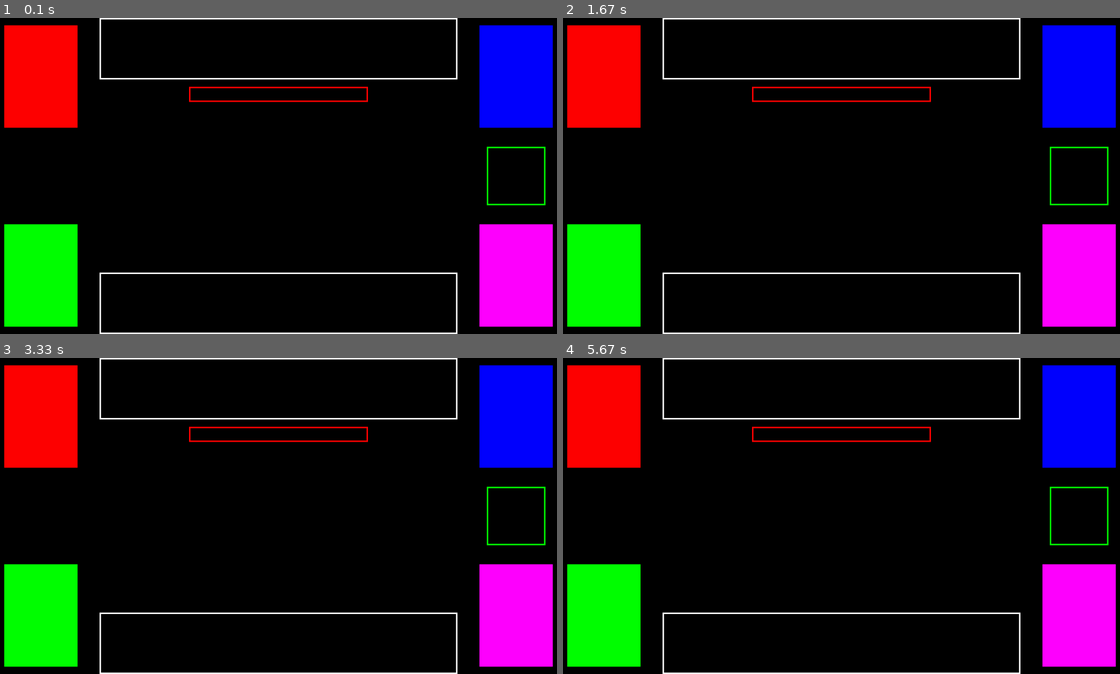
Above: before the commit, frames 1-4 (two rows, left to right).
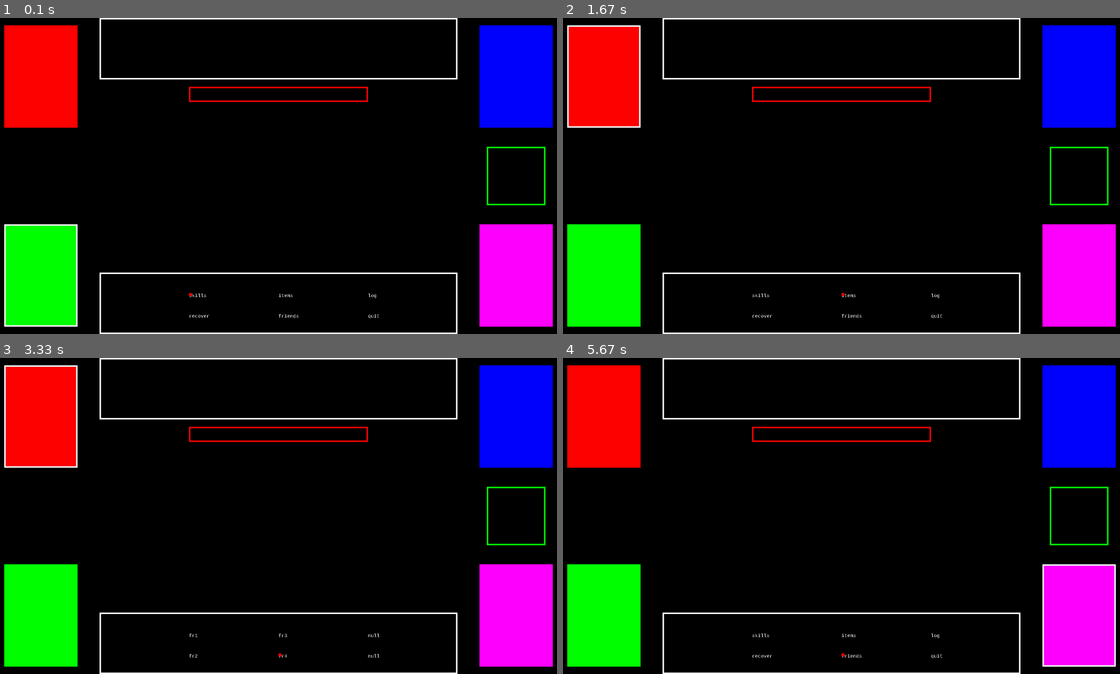
Above: after the commit, the same moments.

Repository: TheDarkOfSOOS/Project-OMONA
Game: pygame game, started from round.py
Two runs of this game, one before a commit and one after it. Both use one fixed random seed, a clock stepped at 60 frames per second and the inputs below.
Inputs:
- Up to frame 1 (0.1 s): no input
- Up to frame 2 (1.67 s): tap Enter at 0.33, 0.67 s; hold Right 1-1.47 s; hold Up from 1.5 s (still down)
- Up to frame 3 (3.33 s): release Up at 1.8 s; hold Right 1.83-2.3 s; hold Left 2.33-2.87 s; hold Down 2.9-3.2 s; tap Enter at 3.23 s
- Up to frame 4 (5.67 s): hold Left 3.57-3.97 s; hold Up 4-4.37 s; hold Right 4.4-5.03 s; hold Down 5.07-5.43 s; tap Enter at 5.47 s

The runs differ from the first frame. In frame 1, 0.5% of the frame differs, in the area x 0-69%, y 65-98%; in frame 2, 0.5%, in the area x 0-69%, y 2-96%; in frame 3, 0.4%; in frame 4, 0.5%.

Commit message:
Aggiunta possibilità di scegliere azione dei pg

Diff:
--- a/classes/fabiano_class.py
+++ b/classes/fabiano_class.py
@@ -1,6 +1,14 @@
 import pygame
 
 pygame.init()
+
+skills=[["sk1","sk3","sk5"],["ab2","ab4","ab6"]]
+
+friends=[["fr1","fr3","null"],["fr2","fr4","null"]]
+
+sel={"is_choosing":False,"is_selecting":"skills","has_done_first_selection":False,"has_cursor_on":"skills","is_choosing_target":False}
+
+position_in_fight="right-up"
 
 class Fabiano():
     def __init__(self,):
--- a/classes/pier_class.py
+++ b/classes/pier_class.py
@@ -1,6 +1,14 @@
 import pygame
 
 pygame.init()
+
+skills=[["sk1","sk3","sk5"],["sk2","sk4","sk6"]]
+
+friends=[["fr1","fr3","null"],["fr2","fr4","null"]]
+
+sel={"is_choosing":False,"is_selecting":"skills","has_done_first_selection":False,"has_cursor_on":"skills","is_choosing_target":False}
+
+position_in_fight="left-up"
 
 class Pier():
     def __init__(self,):
--- a/classes/raul_class.py
+++ b/classes/raul_class.py
@@ -1,6 +1,14 @@
 import pygame
 
 pygame.init()
+
+skills=[["ab1","ab3","ab5"],["ab2","ab4","ab6"]]
+
+friends=[["fr1","fr3","null"],["fr2","fr4","null"]]
+
+sel={"is_choosing":False,"is_selecting":"skills","has_done_first_selection":False,"has_cursor_on":"skills","is_choosing_target":False}
+
+position_in_fight="right-down"
 
 class Raul():
     def __init__(self,):
--- a/classes/youssef_class.py
+++ b/classes/youssef_class.py
@@ -1,7 +1,14 @@
-from tempfile import tempdir
 import pygame
 
 pygame.init()
+
+skills=[["ab1","ab3","ab5"],["ab2","ab4","ab6"]]
+
+friends=[["fr1","fr3","null"],["fr2","fr4","null"]]
+
+sel={"is_choosing":True,"is_selecting":"skills","has_done_first_selection":False,"has_cursor_on":"skills","is_choosing_target":False}
+
+position_in_fight="left-down"
 
 class Youssef():
     def __init__(self,):
--- a/data.py
+++ b/data.py
@@ -1,8 +1,13 @@
 import pygame
 from pygame.locals import *
 
+
+#WIDTH, HEIGHT = 1280, 720
+#WIN = pygame.display.set_mode((WIDTH, HEIGHT))
+
 WIDTH, HEIGHT = 1920, 1080
-
 WIN = pygame.display.set_mode((WIDTH, HEIGHT), pygame.FULLSCREEN)
 
 FPS = 30
+
+X, Y = 0, 1
--- a/drawer.py
+++ b/drawer.py
@@ -2,8 +2,13 @@
 from pygame.locals import *
 
 from data import *
+import turn
+
+import classes.youssef_class as youssef
+
 
 # Drawer serve per disegnare ogni contenuto visibile
+
 
 CHARA_WIDTH = 250
 CHARA_HEIGHT = 350
@@ -20,6 +25,15 @@
 
 ULTIMATE_BOX_WIDTH = CHARA_WIDTH-(SPACING*2)
 ULTIMATE_BOX_HEIGTH = CHARA_WIDTH-(SPACING*2)
+
+BOX_LEFT_UP = ( BOX_HORIZONTAL_SPACING+(BOX_WIDTH/4)*1, (BOX_HEIGHT/3)*1+(HEIGHT-BOX_HEIGHT) )
+BOX_LEFT_DOWN = ( BOX_HORIZONTAL_SPACING+(BOX_WIDTH/4)*1, (BOX_HEIGHT/3)*2+(HEIGHT-BOX_HEIGHT) )
+BOX_CENTER_UP = ( BOX_HORIZONTAL_SPACING+(BOX_WIDTH/4)*2, (BOX_HEIGHT/3)*1+(HEIGHT-BOX_HEIGHT) )
+BOX_CENTER_DOWN = ( BOX_HORIZONTAL_SPACING+(BOX_WIDTH/4)*2, (BOX_HEIGHT/3)*2+(HEIGHT-BOX_HEIGHT) )
+BOX_RIGHT_UP = ( BOX_HORIZONTAL_SPACING+(BOX_WIDTH/4)*3, (BOX_HEIGHT/3)*1+(HEIGHT-BOX_HEIGHT) )
+BOX_RIGHT_DOWN = ( BOX_HORIZONTAL_SPACING+(BOX_WIDTH/4)*3, (BOX_HEIGHT/3)*2+(HEIGHT-BOX_HEIGHT) )
+
+CHOICE_LOCATIONS = [[BOX_LEFT_UP,BOX_CENTER_UP,BOX_RIGHT_UP],[BOX_LEFT_DOWN,BOX_CENTER_DOWN,BOX_RIGHT_DOWN]]
 
 def bg():
     WIN.fill((0,0,0))
@@ -48,3 +62,51 @@
     pygame.draw.rect(WIN, (255,0,255), pygame.Rect( WIDTH-CHARA_WIDTH-SPACING, HEIGHT-CHARA_HEIGHT-SPACING, CHARA_WIDTH, CHARA_HEIGHT ))
     #Disegno Fabiano
     pygame.draw.rect(WIN, (0,0,255), pygame.Rect( WIDTH-CHARA_WIDTH-SPACING, 0+SPACING, CHARA_WIDTH, CHARA_HEIGHT ))
+
+def choices(current_player, is_selecting):
+    '''for x in CHOICE_LOCATIONS:
+        for slot in x:
+            my_font=pygame.font.SysFont("Freemono, Monospace",16)
+            text=my_font.render(turn.menu[0][0],False,(255,255,255))
+            WIN.blit(text,(slot[X], slot[Y]))
+            #pygame.draw.rect(WIN, (255,255,255), pygame.Rect( slot[X], slot[Y], 20, 20 ))'''
+    if not current_player.sel["has_done_first_selection"]:
+        for i in range(3):
+            for j in range(2):
+                my_font=pygame.font.SysFont("Freemono, Monospace",16)
+                text=my_font.render(turn.menu[j][i],False,(255,255,255))
+                WIN.blit(text,(CHOICE_LOCATIONS[j][i][X], CHOICE_LOCATIONS[j][i][Y]))
+    elif current_player.sel["has_done_first_selection"] and is_selecting=="skills":
+        for i in range(3):
+            for j in range(2):
+                my_font=pygame.font.SysFont("Freemono, Monospace",16)
+                text=my_font.render(current_player.skills[j][i],False,(255,255,255))
+                WIN.blit(text,(CHOICE_LOCATIONS[j][i][X], CHOICE_LOCATIONS[j][i][Y]))
+    elif current_player.sel["has_done_first_selection"] and is_selecting=="friends":
+        for i in range(3):
+            for j in range(2):
+                my_font=pygame.font.SysFont("Freemono, Monospace",16)
+                text=my_font.render(current_player.friends[j][i],False,(255,255,255))
+                WIN.blit(text,(CHOICE_LOCATIONS[j][i][X], CHOICE_LOCATIONS[j][i][Y]))
+
+
+def selection(direction, currX, currY, current_player, is_selecting):
+    if direction:
+        bg()
+        gui(False)
+        characters()
+        choices(current_player, is_selecting)
+        pygame.draw.rect(WIN, (255,0,0), pygame.Rect( CHOICE_LOCATIONS[currY][currX][X], CHOICE_LOCATIONS[currY][currX][Y], 10, 10 ))
+
+def border_of(current_player):
+    if current_player.position_in_fight=="left-down":
+        pygame.draw.rect(WIN, (255,255,255), pygame.Rect( SPACING, HEIGHT-CHARA_HEIGHT-SPACING, CHARA_WIDTH, CHARA_HEIGHT ), 5)
+
+    if current_player.position_in_fight=="left-up":
+        pygame.draw.rect(WIN, (255,255,255), pygame.Rect( SPACING, SPACING, CHARA_WIDTH, CHARA_HEIGHT ), 5)
+
+    if current_player.position_in_fight=="right-down":
+        pygame.draw.rect(WIN, (255,255,255), pygame.Rect( WIDTH-CHARA_WIDTH-SPACING, HEIGHT-CHARA_HEIGHT-SPACING, CHARA_WIDTH, CHARA_HEIGHT ), 5)
+
+    if current_player.position_in_fight=="right-up":
+        pygame.draw.rect(WIN, (255,255,255), pygame.Rect( WIDTH-CHARA_WIDTH-SPACING, SPACING, CHARA_WIDTH, CHARA_HEIGHT ), 5)
--- a/round.py
+++ b/round.py
@@ -3,6 +3,10 @@
 
 import turn
 import drawer as dw
+import classes.youssef_class as youssef
+import classes.pier_class as pier
+import classes.raul_class as raul
+import classes.fabiano_class as fabiano
 
 from data import *
 
@@ -18,7 +22,8 @@
 # TEMPORANEAMENTE AGISCE DA MAIN
 
 run = True
-isFighting = False
+is_fighting = False
+
 
 pygame.display.set_caption("OMONA testing ROUND")
 
@@ -29,39 +34,62 @@
     # Disegno boss
 
     # Disegno GUI
-    dw.gui(isFighting)
+    dw.gui(is_fighting)
     # Disegno personaggi
     dw.characters()
+    for event in pygame.event.get():
+        # Se avviene un input
+        if event.type == pygame.KEYDOWN:
+            # Controlla se input valido
+            #print(event.key)
+            if event.key == pygame.K_RIGHT:
+                input="right"
+                print(pygame.K_RIGHT)
+            elif event.key == pygame.K_LEFT:
+                input="left"
+                print(pygame.K_LEFT)
+            elif event.key == pygame.K_UP:
+                input="up"
+                print(pygame.K_UP)
+            elif event.key == pygame.K_DOWN:
+                input="down"
+                print(pygame.K_DOWN)
+            elif event.key == pygame.K_RETURN:
+                input="return"
+                print(pygame.K_RETURN)
 
-    for event in pygame.event.get():
-            # Se avviene un input
-            if event.type == pygame.KEYDOWN:
-                # Controlla se input valido
-                #print(event.key)
-                if event.key == pygame.K_RIGHT:
-                    print(pygame.K_RIGHT)
-                elif event.key == pygame.K_LEFT:
-                    print(pygame.K_LEFT)
-                elif event.key == pygame.K_UP:
-                    print(pygame.K_UP)
-                elif event.key == pygame.K_DOWN:
-                    print(pygame.K_DOWN)
-
-            # Se questo equivale alla chiusura della finestra
-            if event.type == pygame.QUIT:
-                # Imposta lo stato di run a falso
-                run = False
+        # Se questo equivale alla chiusura della finestra
+        if event.type == pygame.QUIT:
+            # Imposta lo stato di run a falso
+            run = False
 
     # - Inizio round -
 
     # Turno pg1
-    turn.of_character("1")
+    if youssef.sel["is_choosing"]==True:
+        youssef.sel=turn.of_character(youssef,input)
+        print("youssef: ", youssef.sel)
+        if youssef.sel["is_choosing"]==False:
+            pier.sel["is_choosing"]=True
+            input="null"
     # Turno pg2
-
+    if pier.sel["is_choosing"]==True:
+        pier.sel=turn.of_character(pier,input)
+        print("pier: ", pier.sel)
+        if pier.sel["is_choosing"]==False:
+            raul.sel["is_choosing"]=True
+            input="null"
     # Turno pg3
-
+    if raul.sel["is_choosing"]==True:
+        raul.sel=turn.of_character(raul,input)
+        print("raul: ",raul.sel)
+        if raul.sel["is_choosing"]==False:
+            fabiano.sel["is_choosing"]=True
+            input="null"
     # Turno pg4
-
+    if fabiano.sel["is_choosing"]==True:
+        fabiano.sel=turn.of_character(fabiano,input)
+        print("fab: ",fabiano.sel)
     # Calcolo velocità
     #list_speed_ordered=[1,2,3]
 
@@ -69,5 +97,5 @@
         # Azione di attacking_character
 
 
-
     pygame.display.update()
+    input="null"
--- a/turn.py
+++ b/turn.py
@@ -2,9 +2,64 @@
 from pygame.locals import *
 
 import drawer as dw
+import classes.youssef_class as youssef
+import classes.pier_class as pier
+import classes.raul_class as raul
+import classes.fabiano_class as fabiano
 
 # Turn contiene invece le azioni che un personaggio puo' fare in un turno
 
 
-def of_character(cipolla):
-    print(cipolla)
+current_selection_X = 0
+current_selection_Y = 0
+
+''' skills[0][0] items[0][1] log[0][2]
+    recover[1][0] friends[1][1] quit[1][2]
+'''
+menu=[["skills","items","log"],
+    ["recover","friends","quit"]]
+
+def of_character(current_player,direction):
+    sel=current_player.sel
+
+    global current_selection_X
+    global current_selection_Y
+    print(direction)
+    dw.choices(current_player, sel["is_selecting"])
+
+    dw.selection("null", current_selection_X, current_selection_Y, current_player, sel["is_selecting"])
+    if (direction=="right" and current_selection_X<2):
+        current_selection_X+=1
+        dw.selection(direction, current_selection_X, current_selection_Y, current_player, sel["is_selecting"])
+
+    elif (direction=="left" and current_selection_X>0):
+        current_selection_X-=1
+        dw.selection(direction, current_selection_X, current_selection_Y, current_player, sel["is_selecting"])
+
+    elif (direction=="up" and current_selection_Y>0):
+        current_selection_Y-=1
+        dw.selection(direction, current_selection_X, current_selection_Y, current_player, sel["is_selecting"])
+
+    elif (direction=="down" and current_selection_Y<1):
+        current_selection_Y+=1
+        dw.selection(direction, current_selection_X, current_selection_Y, current_player, sel["is_selecting"])
+
+    if (direction=="return" and sel["has_done_first_selection"]==False):
+        sel["has_done_first_selection"]=True
+    elif (direction=="return") and sel["has_done_first_selection"]==True:
+        sel["is_choosing"]=False
+
+    if not current_player.sel["has_done_first_selection"]:
+        sel["is_selecting"]=menu[current_selection_Y][current_selection_X]
+    elif current_player.sel["has_done_first_selection"] and sel["is_selecting"]=="skills":
+        sel["has_cursor_on"]=current_player.skills[current_selection_Y][current_selection_X]
+    #elif has_done_first_selection and sel["is_selecting"]=="items":
+        #sel["has_cursor_on"]=current_player.skills[current_selection_Y][current_selection_X]
+    elif current_player.sel["has_done_first_selection"] and sel["is_selecting"]=="friends":
+        sel["has_cursor_on"]=current_player.friends[current_selection_Y][current_selection_X]
+    #print("sel:",sel)
+    print("menu[def]",menu[current_selection_Y][current_selection_X])
+
+    if not current_player.sel["is_choosing_target"]:
+        dw.border_of(current_player)
+    return sel
